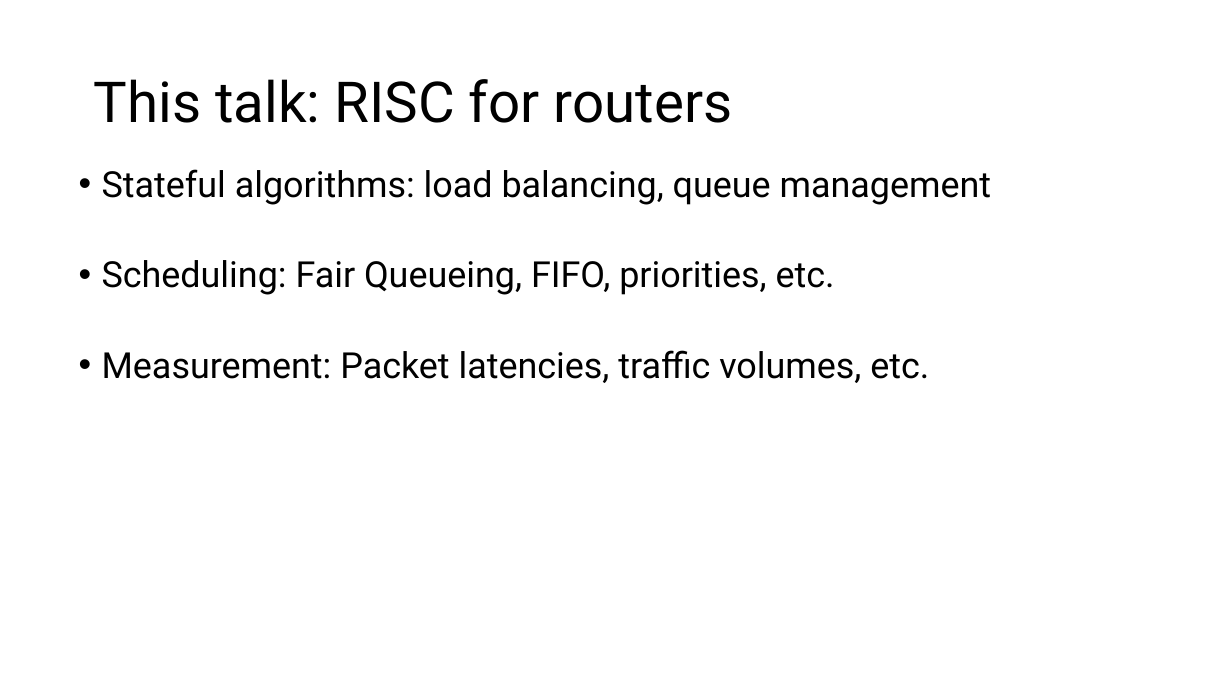
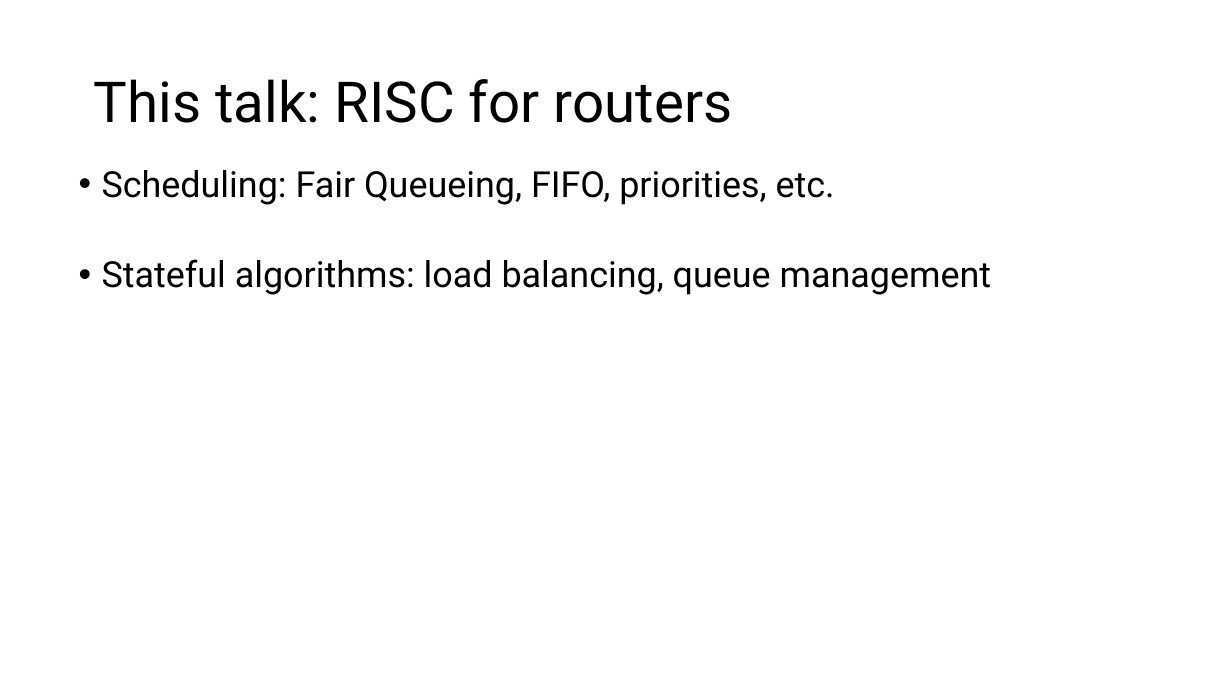
Before and after one commit to anirudhSK/pifo-domino-marple-ppts, a slide deck: slide 28 of combined_domino_pifo.pptx (slide 9 before the commit). Drawn at 1232x693 pixels with LibreOffice and Linux fonts; fonts in the diff are those of the drawing. Boxes give left, top, right and bottom in pixels: in the first picture for what was removed or moved away, otherwise in the second. Text is boxed around its words. In the diff, an @@ line names an element or a change of style, - is before the commit and + after.

```diff
--- a/combined_domino_pifo.pptx
+++ b/combined_domino_pifo.pptx
@@ text at [102, 170, 835, 205]: paragraph added @@
+  • Scheduling: Fair Queueing, FIFO, priorities, etc.
@@ text at [102, 260, 929, 383]: paragraphs removed @@
-  • Scheduling: Fair Queueing, FIFO, priorities, etc.
-  • Measurement: Packet latencies, traffic volumes, etc.
```
Also in this commit, not shown: 10 other slides changed.
